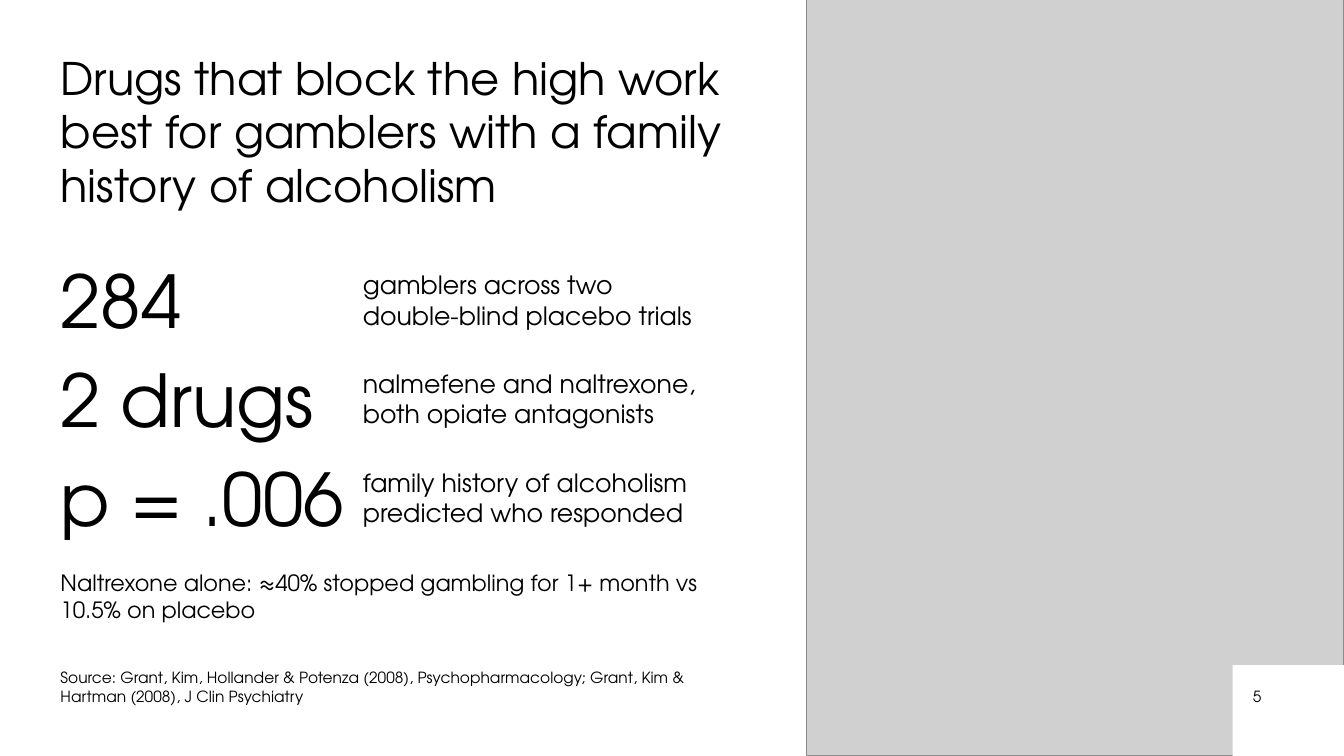
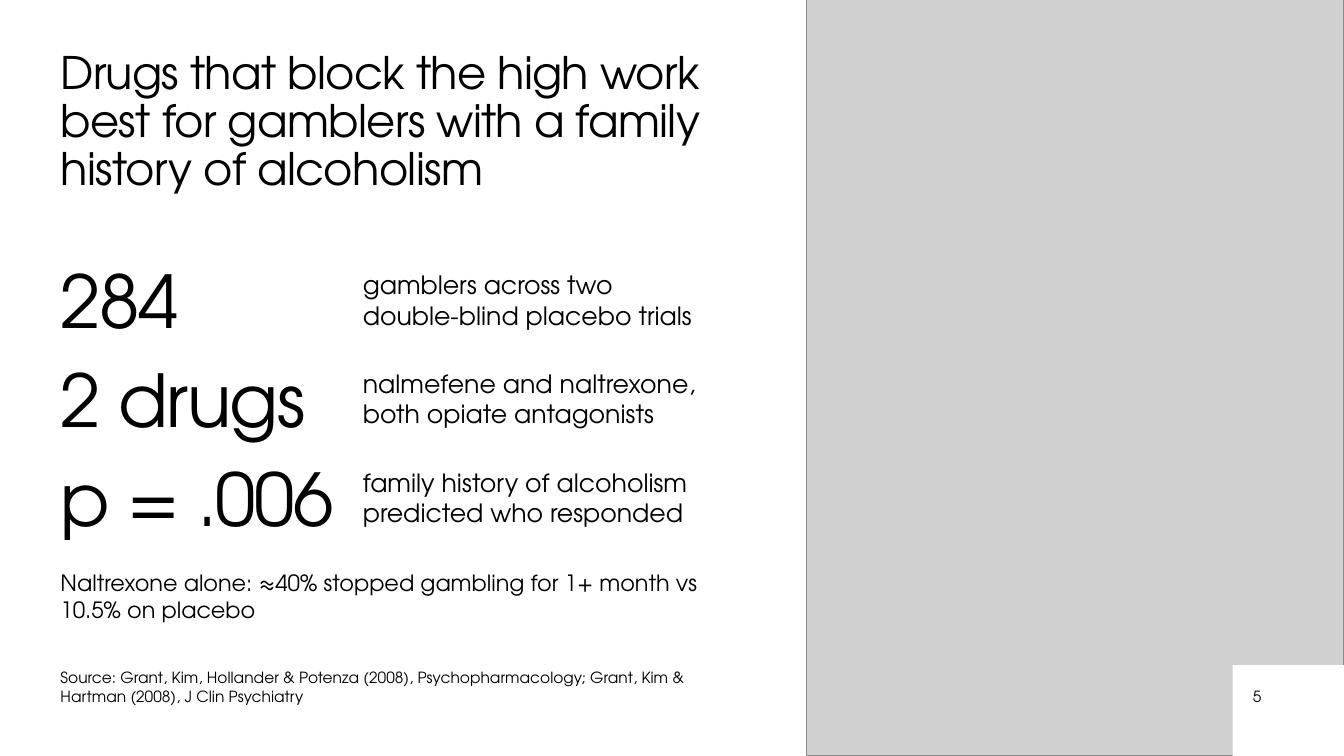
Before and after one commit to matisqaceme/Study, a slide deck: slide 5 of psychology/gambling-disorder/Gambling_Disorder_9990.pptx. Drawn at 1344x756 pixels with LibreOffice and Linux fonts; fonts in the diff are those of the drawing; grey boxes stand for pictures. Boxes give left, top, right and bottom in pixels: in the first picture for what was removed or moved away, otherwise in the second. Text is boxed around its words. In the diff, an @@ line names an element or a change of style, - is before the commit and + after.

```diff
--- a/psychology/gambling-disorder/Gambling_Disorder_9990.pptx
+++ b/psychology/gambling-disorder/Gambling_Disorder_9990.pptx
@@ title "Drugs that block the high ..." at [60, 56, 700, 194]: letter spacing 0 to -0.5 pt; line spacing 1 to 0.9 @@
@@ letter spacing 0 to -1 pt in 3 elements at [60, 273, 178, 329], [60, 372, 306, 443], [60, 471, 334, 540] @@
```
Also in this commit, not shown: 7 other slides changed, 16 other files.
